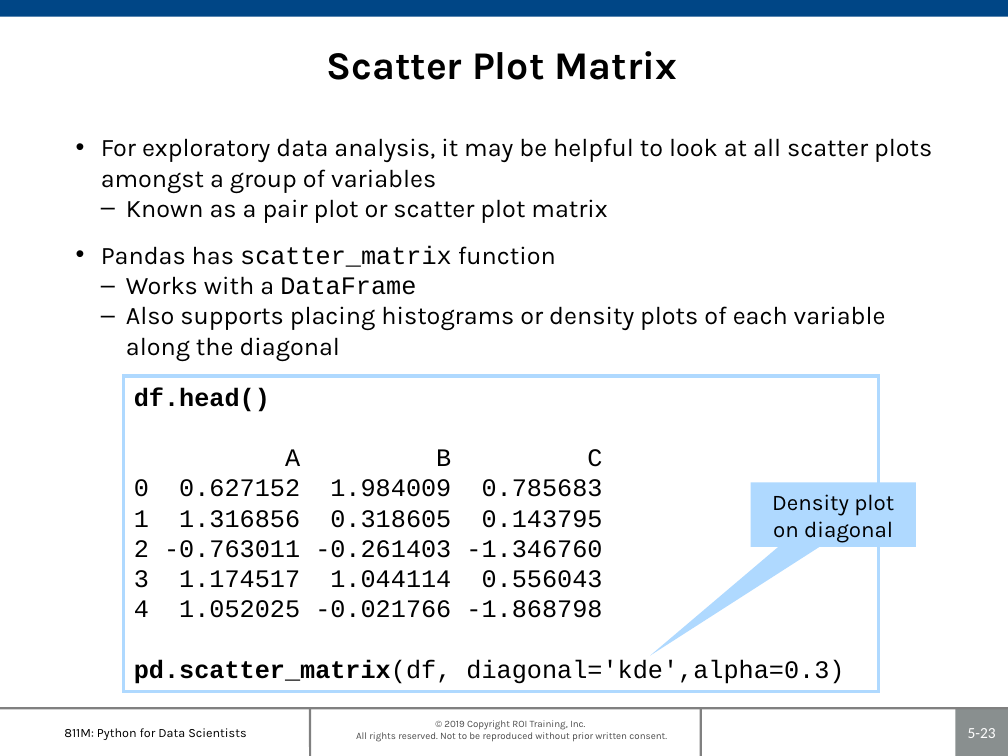
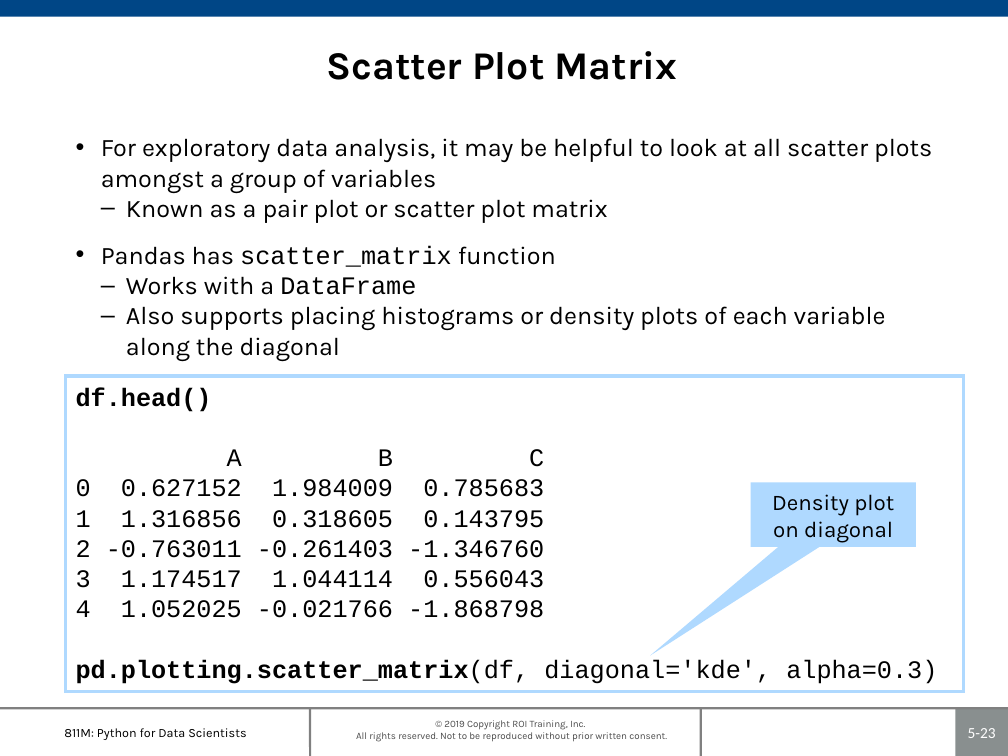
Before and after one commit to roitraining/PythonML, a slide deck: slide 23 of 811M-Ch05_PlottingAndVisualization.pptx. Drawn at 1008x756 pixels with LibreOffice and Linux fonts; fonts in the diff are those of the drawing; background and template pictures are left out. Boxes give left, top, right and bottom in pixels: in the first picture for what was removed or moved away, otherwise in the second. Text is boxed around its words. In the diff, an @@ line names an element or a change of style, - is before the commit and + after.

```diff
--- a/811M-Ch05_PlottingAndVisualization.pptx
+++ b/811M-Ch05_PlottingAndVisualization.pptx
@@ rectangle "df.head()": place and size @@
-rectangle "df.head()" at (124,376,879,691)
+rectangle "df.head()" at (66,376,964,691)
@@ text in rectangle at (76,659,937,684): text changed @@
-pd.scatter_matrix(df, diagonal='kde',alpha=0.3)
+pd.plotting.scatter_matrix(df, diagonal='kde', alpha=0.3)
```
Also in this commit, not shown: 5 other slides changed, 14 slides added, 7 other files.
